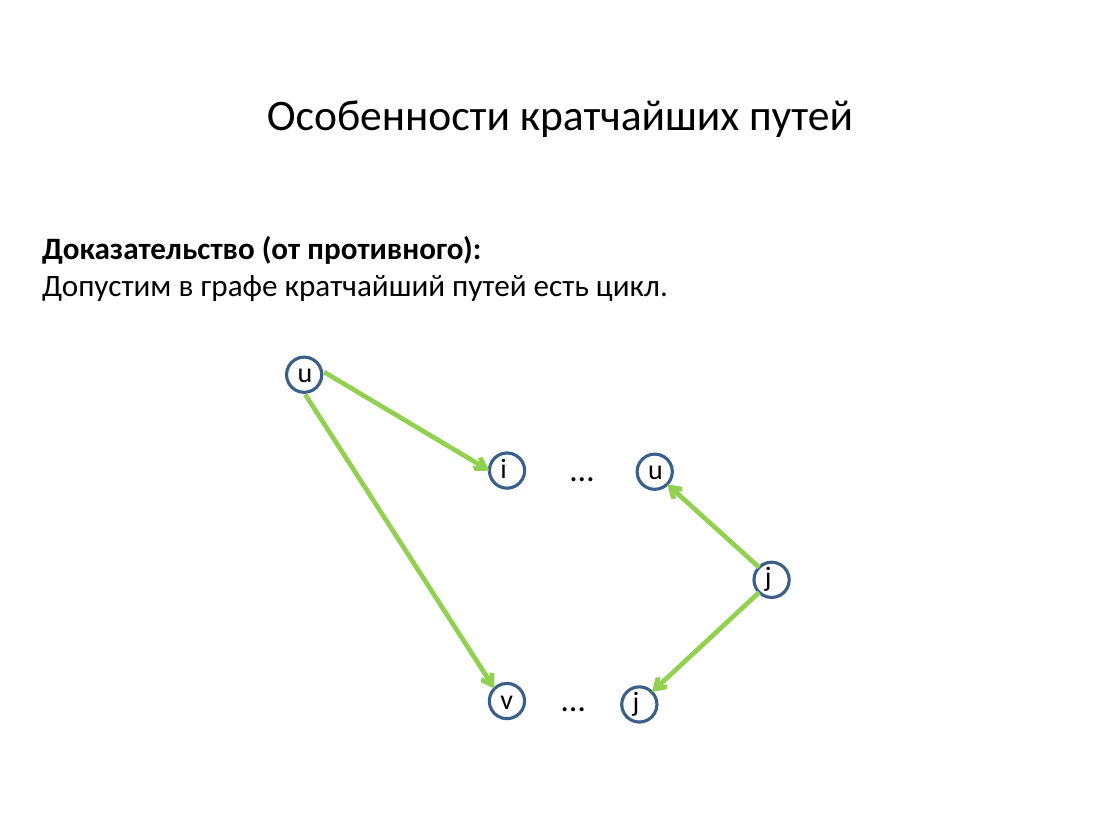
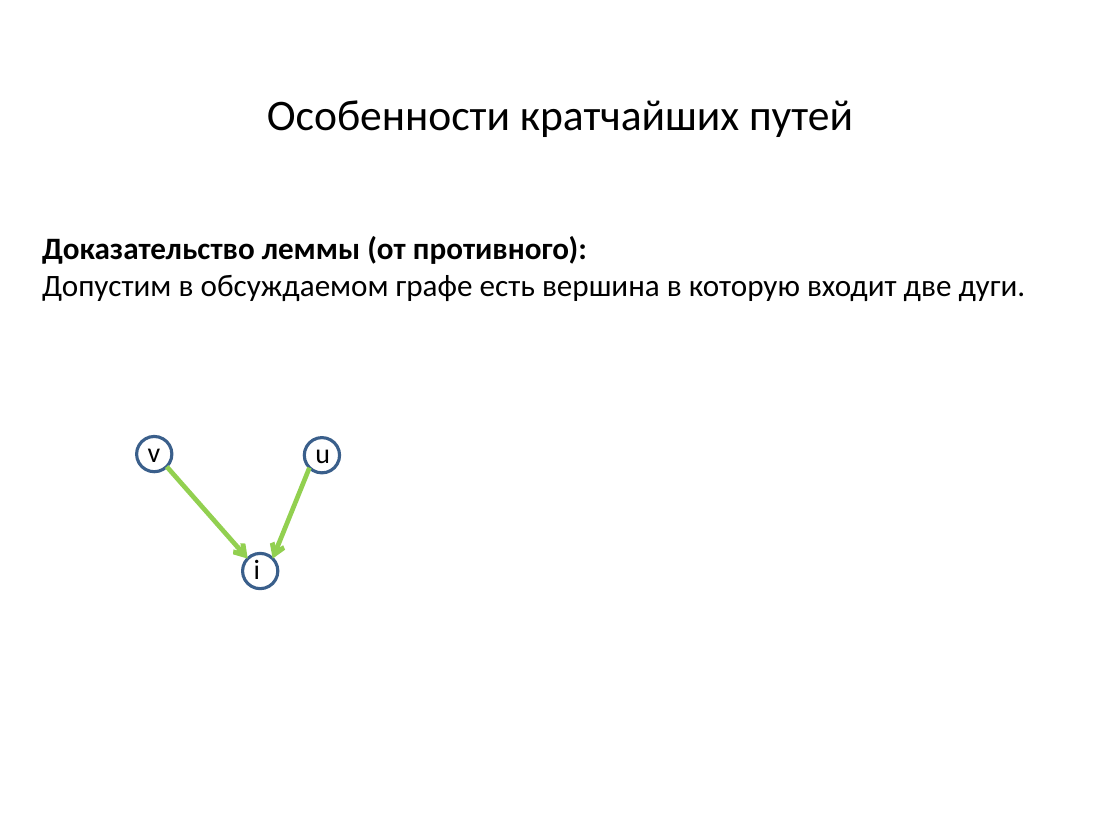
Before and after one commit to SteinbergOB/ANG, a slide deck: slide 32 of Презентации/Лекция 3.pptx (slide 11 before the commit). Drawn at 1120x840 pixels with LibreOffice and Linux fonts; fonts in the diff are those of the drawing. Boxes give left, top, right and bottom in pixels: in the first picture for what was removed or moved away, otherwise in the second. Text is boxed around its words. In the diff, an @@ line names an element or a change of style, - is before the commit and + after.

```diff
--- a/Презентации/Лекция 3.pptx
+++ b/Презентации/Лекция 3.pptx
@@ text at [42, 236, 1026, 301]: text changed @@
-Доказательство (от противного):
-Допустим в графе кратчайший путей есть цикл.
+Доказательство леммы (от противного):
+Допустим в обсуждаемом графе есть вершина в которую входит две дуги.
@@ text "v": place and size @@
-text "v" at [500, 686, 513, 716]
+text "v" at [148, 439, 161, 469]
@@ ellipse: place and size @@
-ellipse at [489, 683, 524, 718]
+ellipse at [137, 437, 171, 472]
@@ text "u": place and size @@
-text "u" at [298, 359, 313, 389]
+text "u" at [315, 440, 330, 470]
@@ ellipse: place and size @@
-ellipse at [287, 357, 321, 392]
+ellipse at [305, 438, 339, 473]
@@ text removed at [542, 447, 622, 491] @@
-…
@@ arrow moved from (495, 689) - (306, 394) to (248, 559) - (167, 467) @@
@@ arrow moved from (489, 470) - (324, 372) to (272, 559) - (309, 468) @@
@@ ellipse removed at [637, 454, 672, 488] @@
@@ text removed at [648, 456, 663, 486] @@
-u
@@ arrow removed from (759, 568) to (668, 484) @@
@@ text "i": place and size @@
-text "i" at [500, 455, 506, 478]
+text "i" at [254, 556, 260, 579]
@@ ellipse: place and size @@
-ellipse at [489, 452, 524, 487]
+ellipse at [243, 553, 278, 588]
@@ ellipse removed at [754, 562, 788, 597] @@
@@ text removed at [765, 563, 772, 591] @@
-j
@@ arrow removed from (759, 592) to (652, 692) @@
@@ text removed at [533, 675, 613, 719] @@
-…
@@ ellipse removed at [622, 687, 656, 721] @@
@@ text removed at [633, 688, 640, 716] @@
-j
```
Also in this commit, not shown: 35 other slides changed, 14 slides added, 5 slides removed, 2 other files.
